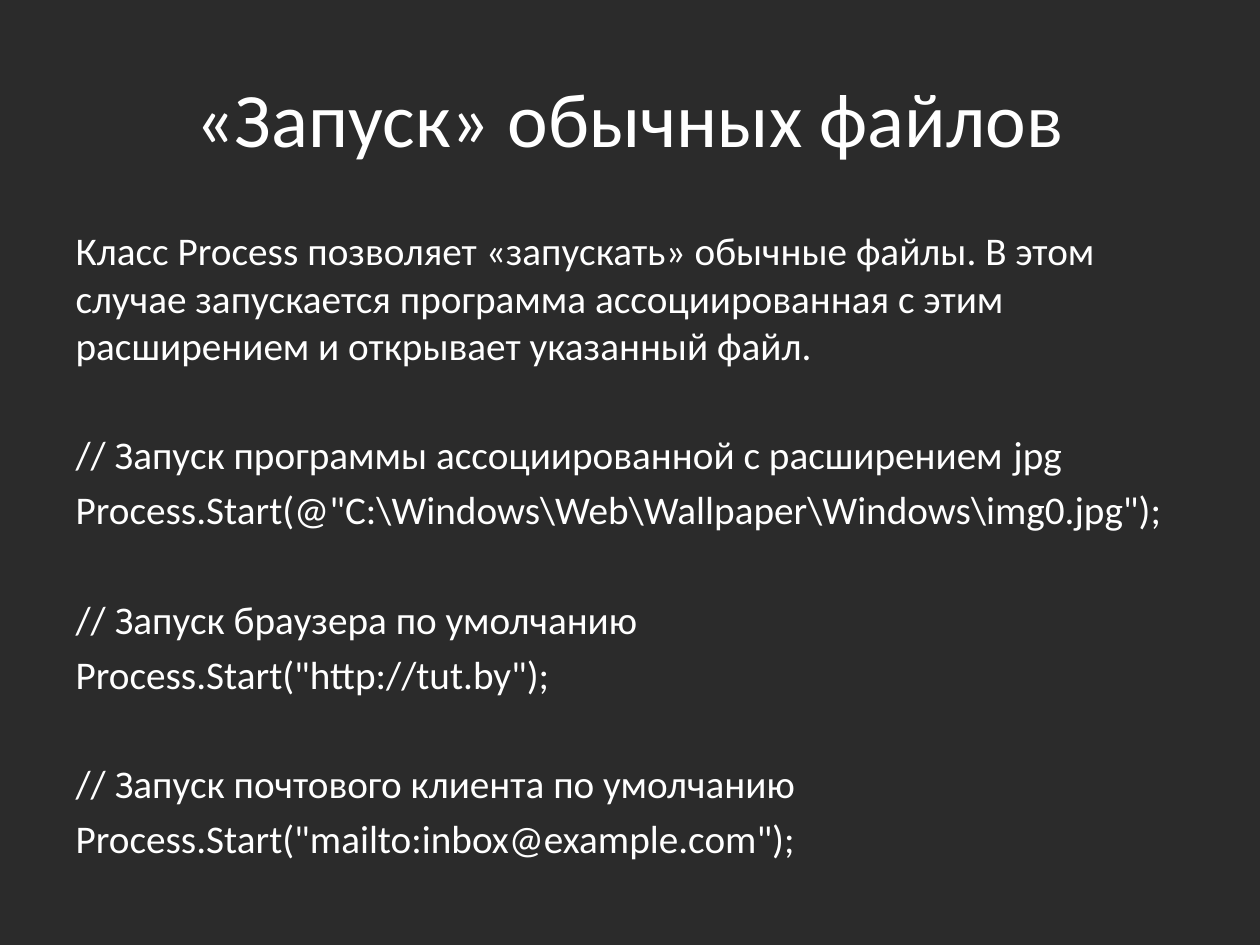
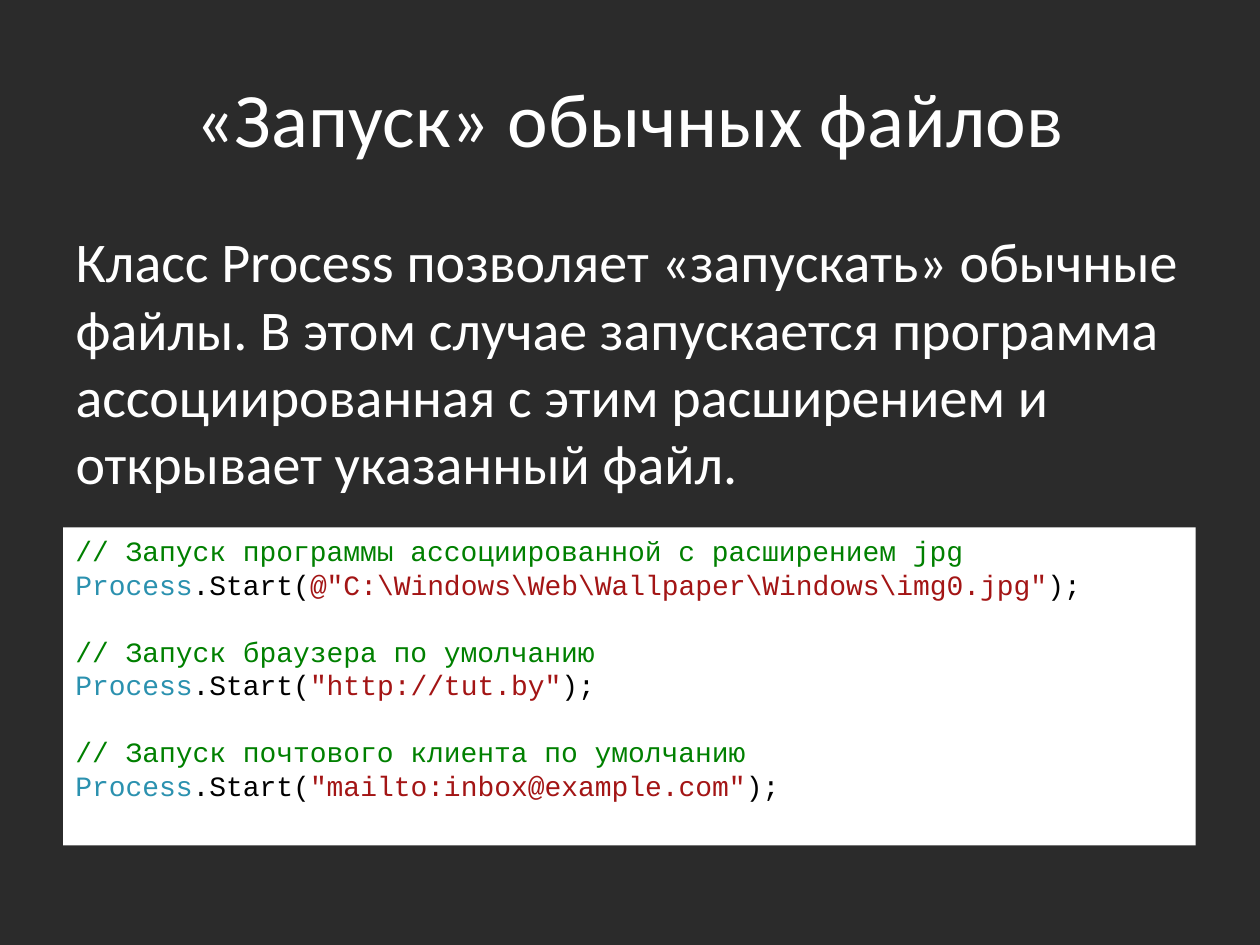
Before and after one commit to bazile/Training, a slide deck: slide 9 of Presentation/lesson-08-multithreading.pptx. Drawn at 1260x945 pixels with LibreOffice and Linux fonts; fonts in the diff are those of the drawing; background and template pictures are left out; a plain dark background stands for a picture behind light text. Boxes give left, top, right and bottom in pixels: in the first picture for what was removed or moved away, otherwise in the second. Text is boxed around its words. In the diff, an @@ line names an element or a change of style, - is before the commit and + after.

```diff
--- a/Presentation/lesson-08-multithreading.pptx
+++ b/Presentation/lesson-08-multithreading.pptx
@@ text "Класс Process позволяет «запускать» обычные ..." at bbox=[76, 244, 1178, 493]: size 22.4 to 32 pt; more space between paragraphs @@
@@ text at bbox=[76, 442, 1161, 860]: paragraphs removed @@
-// Запуск программы ассоциированной с расширением jpg
-Process.Start(@"C:\Windows\Web\Wallpaper\Windows\img0.jpg");
-// Запуск браузера по умолчанию
-Process.Start("http://tut.by");
-// Запуск почтового клиента по умолчанию
-Process.Start("mailto:inbox@example.com");
@@ rectangle added at bbox=[63, 528, 1196, 845], fill #FFFFFF, 16 pt, text #008000 @@
+// Запуск программы ассоциированной с расширением jpg
+Process.Start(@"C:\Windows\Web\Wallpaper\Windows\img0.jpg");
+// Запуск браузера по умолчанию
+Process.Start("http://tut.by");
+// Запуск почтового клиента по умолчанию
+Process.Start("mailto:inbox@example.com");
```
Also in this commit, not shown: 1 other slide changed, 23 other files.
